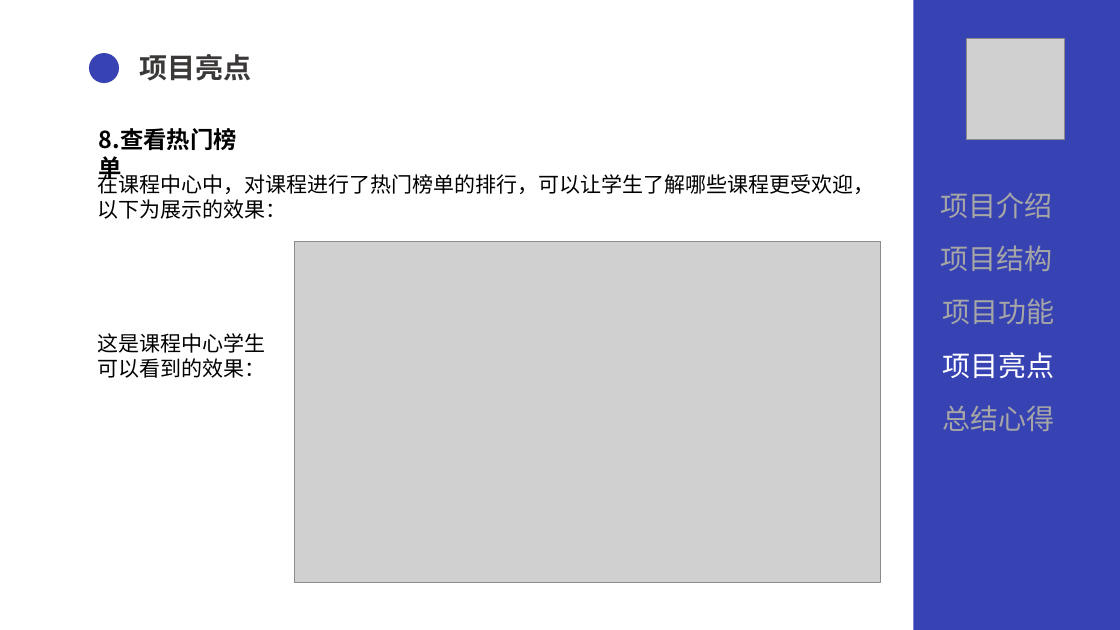
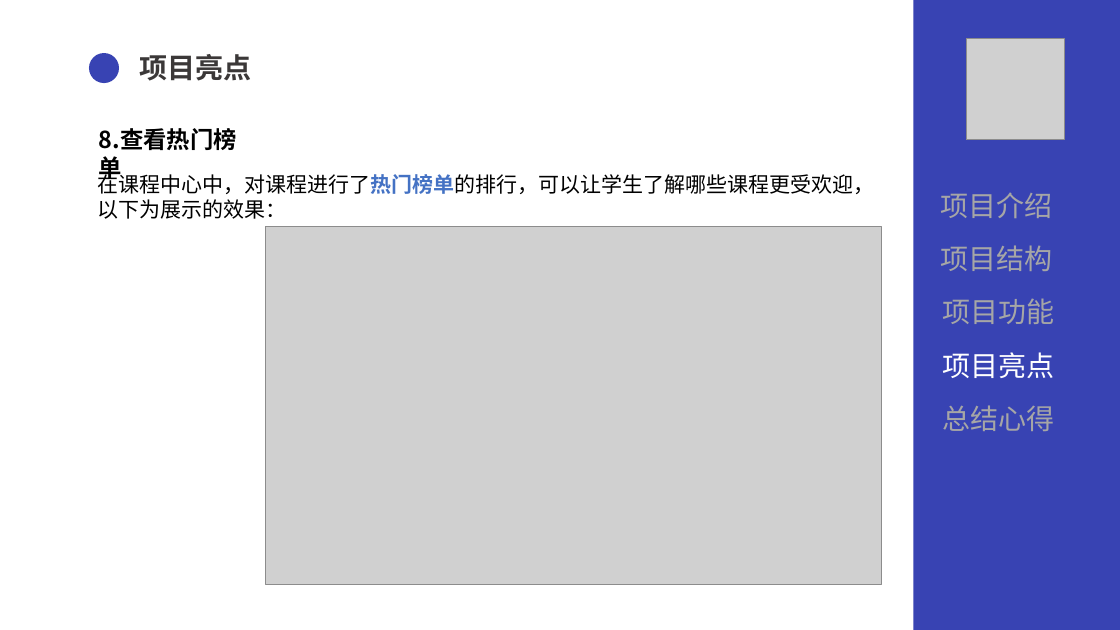
Before and after one commit to SUYYYUS/QGfinal, a slide deck: slide 21 of 文档/QG汇报陈术裕.pptx. Drawn at 1120x630 pixels with LibreOffice and Linux fonts; fonts in the diff are those of the drawing; grey boxes stand for pictures. Boxes give left, top, right and bottom in pixels: in the first picture for what was removed or moved away, otherwise in the second. Text is boxed around its words. In the diff, an @@ line names an element or a change of style, - is before the commit and + after.

```diff
--- a/文档/QG汇报陈术裕.pptx
+++ b/文档/QG汇报陈术裕.pptx
@@ text at (97, 171, 874, 194): text colour #000000 to #4472C4, bold on in "在课程中心中，对课程进行了热门榜单的排行，可以让学生了解哪些课程更受欢迎，" @@
@@ picture: place and size @@
-picture at (295, 241, 881, 582)
+picture at (266, 226, 881, 584)
@@ text removed at (97, 333, 265, 378) @@
-这是课程中心学生
-可以看到的效果：
```
Also in this commit, not shown: 3 other slides changed.
